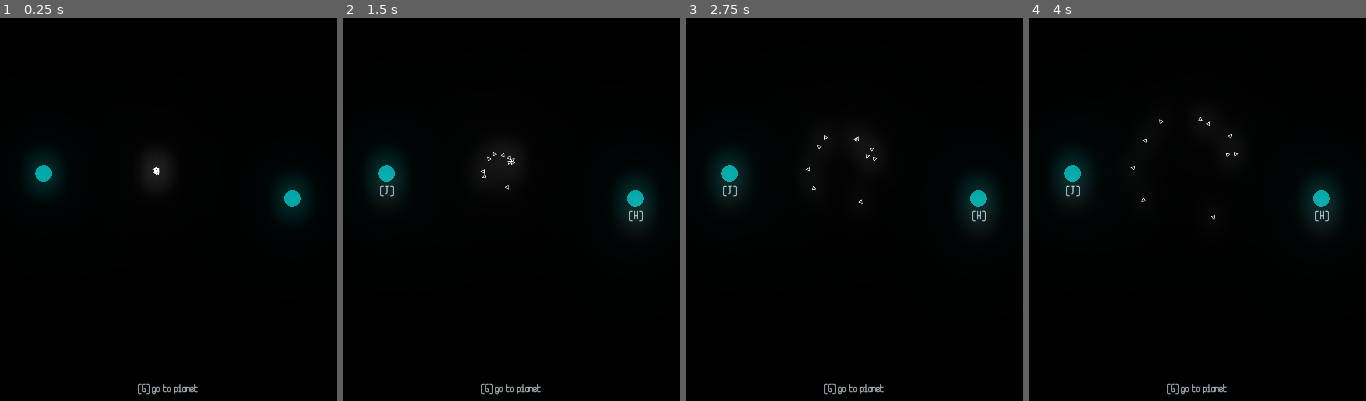
Above: before the commit, frames 1-4 (left to right).
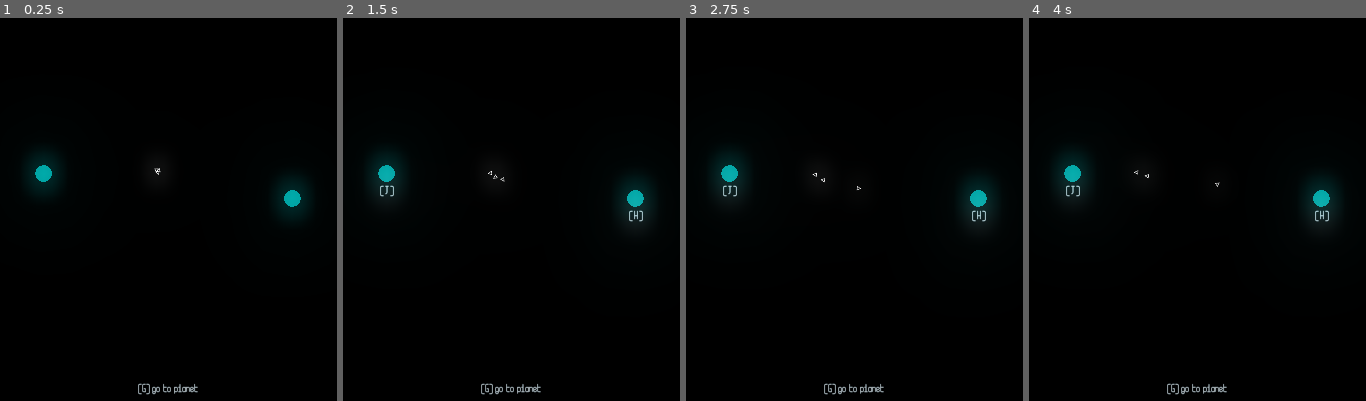
Above: after the commit, the same moments.

Repository: raffomania/aekisfour
Game: Godot game, scene res://main.tscn
Two runs of this game, one before a commit and one after it. Both use one fixed random seed, a clock stepped at 60 frames per second and the inputs below.
Inputs:
- Up to frame 1 (0.25 s): no input
- Up to frame 2 (1.5 s): tap Enter at 0.5 s; hold R (r) 0.53-1.28 s; tap G (g) at 0.6 s; tap Space at 1.25 s; tap R (r) at 1.35 s
- Up to frame 3 (2.75 s): tap S (s) at 1.55 s; hold S (s) from 2.03 s (still down); tap G (g) at 2.3 s
- Up to frame 4 (4 s): release S (s) at 2.78 s; tap G (g) at 2.85 s; tap R (r) at 3.05 s; hold R (r) from 3.53 s (still down); tap S (s) at 3.8 s

The runs differ from the first frame. In frame 1, less than 0.1% of the frame differs, in the area x 45-48%, y 38-41%; in frame 2, 0.1%, in the area x 40-52%, y 34-45%; in frame 3, 0.1%; in frame 4, 0.1%.

Commit message:
auto-commit

Diff:
--- a/main.tscn
+++ b/main.tscn
@@ -18,9 +18,9 @@
 size = Vector2( 12, 12 )
 
 [sub_resource type="MultiMesh" id=3]
-instance_count = 10
+instance_count = 3
 mesh = SubResource( 2 )
-transform_2d_array = PoolVector2Array( 1, 0, 0, 1, 0, 0, 1, 0, 0, 1, 0, 0, 1, 0, 0, 1, 0, 0, 1, 0, 0, 1, 0, 0, 1, 0, 0, 1, 0, 0, 1, 0, 0, 1, 0, 0, 1, 0, 0, 1, 0, 0, 1, 0, 0, 1, 0, 0, 1, 0, 0, 1, 0, 0, 1, 0, 0, 1, 0, 0 )
+transform_2d_array = PoolVector2Array( 1, 0, 0, 1, 0, 0, 1, 0, 0, 1, 0, 0, 1, 0, 0, 1, 0, 0 )
 
 [node name="main" type="Node"]
 
--- a/planet.gd
+++ b/planet.gd
@@ -5,6 +5,7 @@
 enum building_type {RESOURCE, SHIPYARD, NONE}
 
 var resources = 0 setget set_resources
+var reserved_resources = 0
 var selected = false setget set_selected
 var show_label = false setget set_show_label
 var character
@@ -64,7 +65,7 @@
 
 	if type == building_type.RESOURCE:
 		var resource_timer = Timer.new()
-		resource_timer.wait_time = 2
+		resource_timer.wait_time = 5
 		resource_timer.connect('timeout', self, 'tick_resources')
 		add_child(resource_timer)
 		resource_timer.start()
--- a/ships.gd
+++ b/ships.gd
@@ -34,14 +34,15 @@
 	var transform: Transform2D
 	var last_target: Vector2
 	var target: Planet
+	var random_direction: Vector2 = Vector2(1, 0).rotated(randf() * TAU)
 	var velocity: Vector2 = Vector2(randf() - 0.5, randf() - 0.5)
 	var resources = 0
 	const capacity = 2
 	const max_speed = 50
-	const steering = 0.03
+	const steering = 0.01
 	const separation = 0.03
 	const max_distance_from_home = pow(500, 2)
-	const random_wander_strength = 0.9
+	const random_wander_strength = 0.5
 
 	func init(position: Vector2):
 		transform = Transform2D().translated(position)
@@ -56,10 +57,12 @@
 			else:
 				direction = to_target.normalized()
 		else:
-			var random_direction = direction.slerp(direction.rotated((randf() - 0.5) * PI), random_wander_strength)
+			random_direction = random_direction.rotated((randf() - 0.5) * TAU * dt * 5)
+			direction = direction.slerp(random_direction, random_wander_strength)
+
 			var back_home = last_target - transform.origin
 			var distance_from_home_factor = 1 - 1 / pow(2, (back_home.length_squared() - max_distance_from_home) * 0.00001)
-			direction = random_direction.slerp(back_home.normalized(), clamp(distance_from_home_factor, 0, 1))
+			direction = direction.slerp(back_home.normalized(), clamp(distance_from_home_factor, 0, 1))
 
 		for ship in ships:
 			if ship == self:
@@ -77,8 +80,10 @@
 
 	func process_target():
 		if target.building == target.building_type.RESOURCE and target.resources > 0 and resources < capacity:
-			var amount = min(capacity, target.resources)
+			var amount = min(capacity - resources, target.resources)
 			target.resources -= amount
+			# todo this is often not the amount that was actually reserved
+			target.reserved_resources -= amount
 			resources += amount
 		elif target.building == target.building_type.SHIPYARD and resources > 0:
 			target.resources += resources
@@ -91,6 +96,7 @@
 			if planet.building == planet.building_type.SHIPYARD and resources > 0:
 				target = planet
 				return
-			elif planet.building == planet.building_type.RESOURCE and resources == 0:
+			elif planet.building == planet.building_type.RESOURCE and resources == 0 and planet.reserved_resources < planet.resources:
 				target = planet
+				planet.reserved_resources += capacity - resources
 				return
